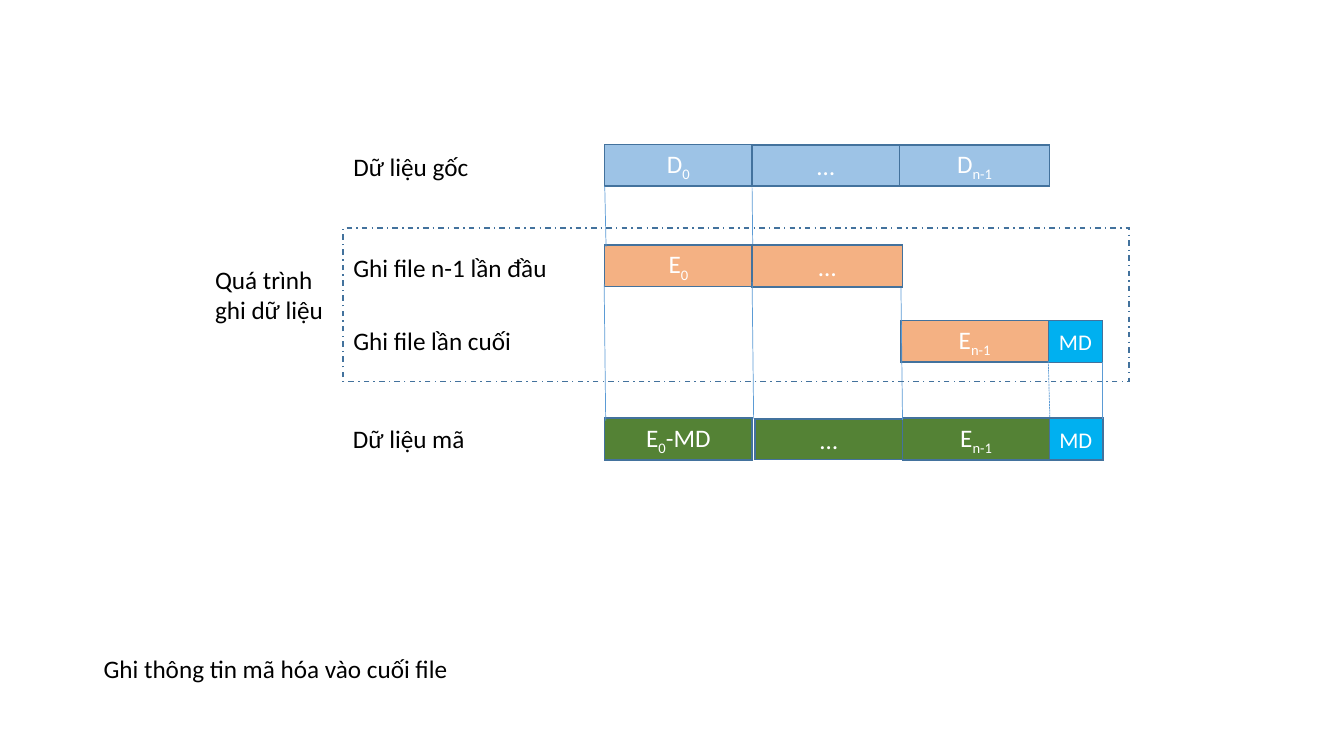
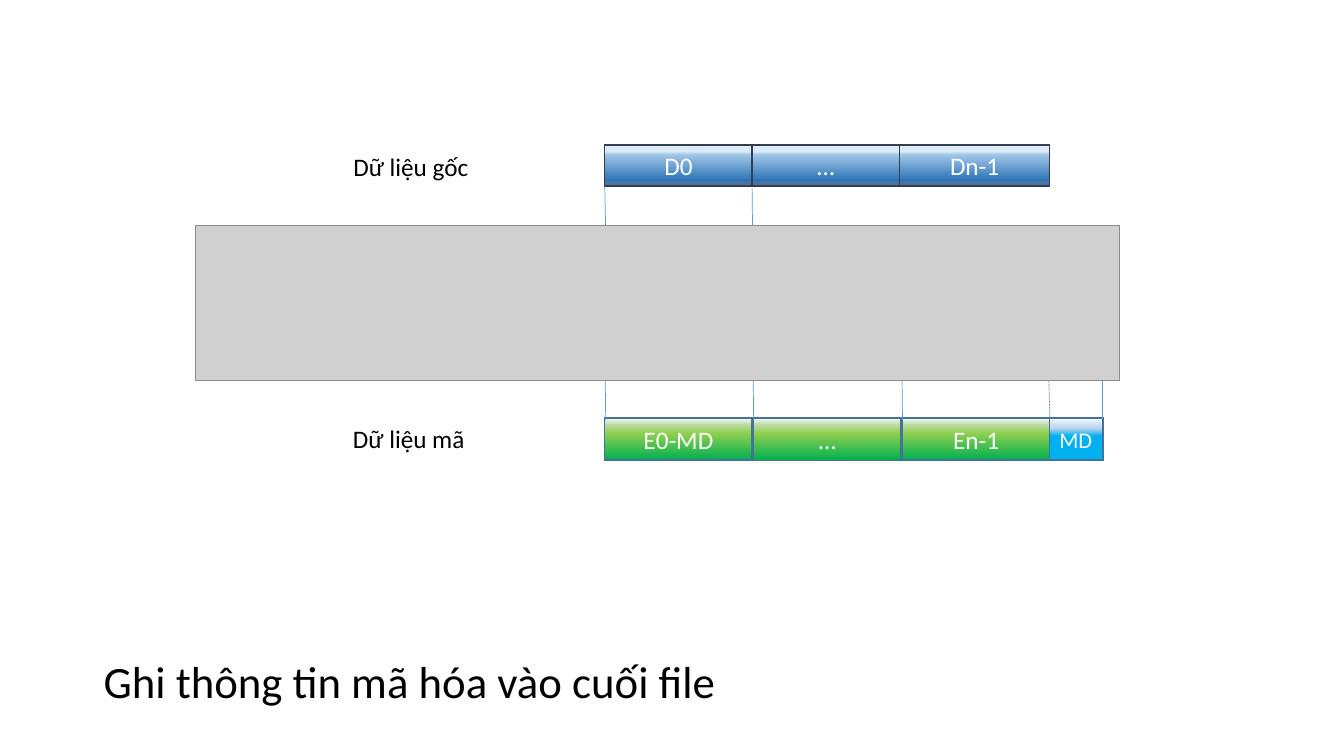
Before and after one commit to dotrungduchd/LUANVAN, a slide deck: slide 8 of Document/SODO.pptx (slide 7 before the commit). Drawn at 1344x756 pixels with LibreOffice and Linux fonts; fonts in the diff are those of the drawing; grey boxes stand for pictures. Boxes give left, top, right and bottom in pixels: in the first picture for what was removed or moved away, otherwise in the second. Text is boxed around its words. In the diff, an @@ line names an element or a change of style, - is before the commit and + after.

Commit message:
# Update LUANVAN.docx   + Bảo vệ dữ liệu # Update SODO.pptx   # 3D effect

```diff
--- a/Document/SODO.pptx
+++ b/Document/SODO.pptx
@@ rectangle "D0" at [605,145,752,187]: now on the baseline in "D0"; fill #9DC3E6 to gradient #4675A2 to #2E75B6 to #9DC3E6 to #DEEBF7; outline #43739E 1 pt to #333F50 1 pt @@
@@ rectangle "…" at [752,145,899,187]: fill #9DC3E6 to gradient #4675A2 to #2E75B6 to #9DC3E6 to #DEEBF7; outline #43739E 1 pt to #333F50 1 pt @@
@@ rectangle "Dn-1" at [899,145,1050,187]: now on the baseline in "Dn-1"; fill #9DC3E6 to gradient #4675A2 to #2E75B6 to #9DC3E6 to #DEEBF7; outline #43739E 1 pt to #333F50 1 pt @@
@@ picture added at [196,225,1120,380] @@
@@ rectangle removed at [343,228,1129,381] @@
@@ text removed at [353,258,546,278] @@
-Ghi file n-1 lần đầu
@@ rectangle removed at [605,245,752,286] @@
-E0
@@ rectangle removed at [752,245,902,287] @@
-…
@@ text removed at [215,271,323,324] @@
-Quá trình ghi dữ liệu
@@ rectangle removed at [901,321,1049,363] @@
-En-1
@@ rectangle removed at [1049,321,1103,363] @@
-MD
@@ text removed at [353,331,511,350] @@
-Ghi file lần cuối
@@ rectangle "E0-MD" at [605,418,752,461]: now on the baseline in "E0-MD"; fill #548235 to gradient #F8FBF6 to #BEDCAA to #92D050 to #00B050 @@
@@ rectangle "…" at [754,418,901,461]: fill #548235 to gradient #F8FBF6 to #BEDCAA to #92D050 to #00B050 @@
@@ rectangle "En-1" at [902,418,1050,461]: now on the baseline in "En-1"; fill #548235 to gradient #F8FBF6 to #BEDCAA to #92D050 to #00B050 @@
@@ rectangle "MD" at [1049,418,1103,461]: fill #00B0F0 to gradient #F7FAFD to #B5D2EC to #00B0F0 @@
@@ text "Ghi thông tin mã hóa ..." at [104,664,715,706]: size 18 to 32 pt @@
```
Also in this commit, not shown: 6 other slides changed, 1 slide added, 2 other files.
